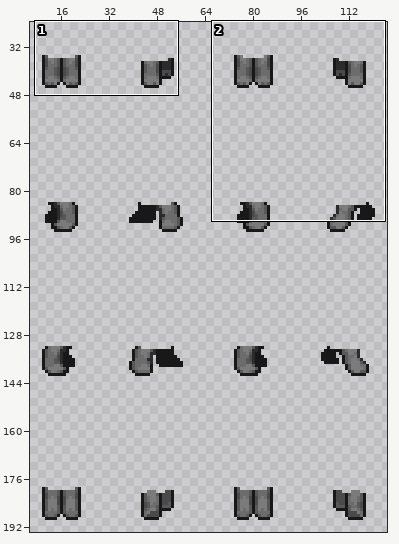
A sprite sheet gets an edit: FreshmanRPG/GameClient-desktop/ui-data/pants/base_pants.png. Above: a wide view before the commit, with the close-up outlined.
Close-up. The starting point:
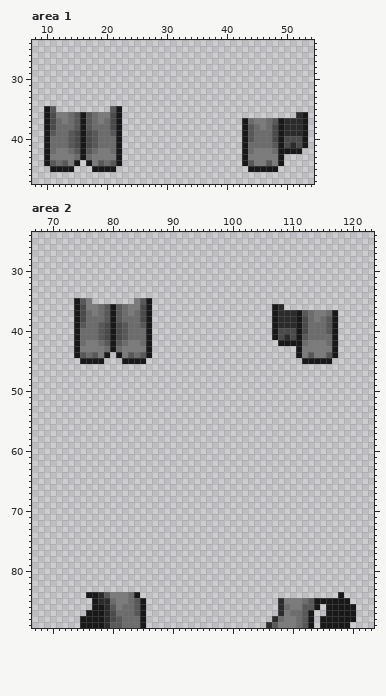
The file is 130x194 pixels. Shown: area 1: x 8..54, y 24..47; area 2: x 67..123, y 24..89. The wide view leaves out empty margins. The commit also changed other parts of the picture, which this record leaves out.
And afterwards:
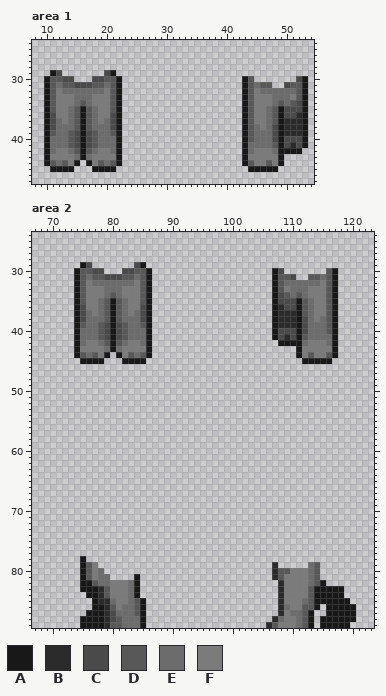
Palette (. is transparent): A #181818  B #2b2b2b  C #4a4a4a  D #585858  E #6c6c6c  F #7b7b7b
Edits made:
--- area 1
@@ x 8..54 @@
 28 ...............................................
-29 ...............................................
-30 ...............................................
-31 ...............................................
-32 ...............................................
-33 ...............................................
-34 ...............................................
-35 ..AD.........DA................................
-36 ..ACFFEDADEFFCA.............................BA.
-37 ..ACEFEDADEFECA....................AEFFEDABBBA.
+29 ...AC.......CA.................................
+30 ..ADDCC...CCDDA....................AD.......CA.
+31 ..ADEDDCCCDDEDA....................ADEDD..CDDA.
+32 ..ADFEEEEEEEFDA....................ADFEEEEEEDA.
+33 ..ADFFFEEEFFFDA....................ADFFFEEEFDA.
+34 ..ADFFFEDEFFFDA....................ADFFFEDEDCA.
+35 ..ADFFEDADEFFDA....................ADFFEDACCCA.
+36 ..ACFFEDADEFFCA....................ADFFEDACCBA.
+37 ..ACEFEDADEFECA....................ADFFEDABBBA.
 38 ..ACEEEDADEEECA....................ADEFECABBBA.
--- area 2
@@ x 67..123 @@
 28 .........................................................
-29 .........................................................
-30 .........................................................
-31 .........................................................
-32 .........................................................
-33 .........................................................
-34 .........................................................
-35 .......ADF.......FDA.....................................
-36 .......ACFFEDADEFFCA....................AB...............
-37 .......ACEFEDADEFECA....................ABBBADEFFEA......
+29 ........AC.......CA......................................
+30 .......ADDCC...CCDDA....................AC.......DA......
+31 .......ADEDDCCCDDEDA....................ADDC..DDEDA......
+32 .......ADFEEEEEEEFDA....................ADEEEEEEFDA......
+33 .......ADFFFEEEFFFDA....................ADFEEEFFFDA......
+34 .......ADFFFEDEFFFDA....................ACDEDEFFFDA......
+35 .......ADFFEDADEFFDA....................ACCCADEFFDA......
+36 .......ACFFEDADEFFCA....................ABCCADEFFDA......
+37 .......ACEFEDADEFECA....................ABBBADEFFDA......
 38 .......ACEEEDADEEECA....................ABBBACEFEDA......
@@ x 67..123 @@
 77 .........................................................
-78 .........................................................
-79 .........................................................
-80 .........................................................
-81 .........................................................
-82 .........................................................
-83 .........................................................
-84 .........AABDFFFEA.................................A.....
+78 ........A................................................
+79 ........ADF.............................B.....ED.........
+80 ........ADFE............................BDDFFFED.........
+81 ........ADFEE....A......................BDFFFFED.........
+82 ........AADEEFFFEA.......................BFFFFEDA........
+83 ........AAABDFFFEA.......................BFFFFDAAAAA.....
+84 .........AABDFFFEA.......................BFFFFDAAAAA.....
 85 ..........ABBEFFEDA......................BFFFEDAAAAAA....
Boxes around the changes in both close-ups, in picture pixels (x1, y1, x2, y2):
added: (44, 70, 122, 112)
changed: (242, 76, 308, 124)
added: (74, 262, 152, 304)
changed: (272, 268, 338, 316)
added: (80, 556, 140, 592)
added: (272, 562, 344, 598)
